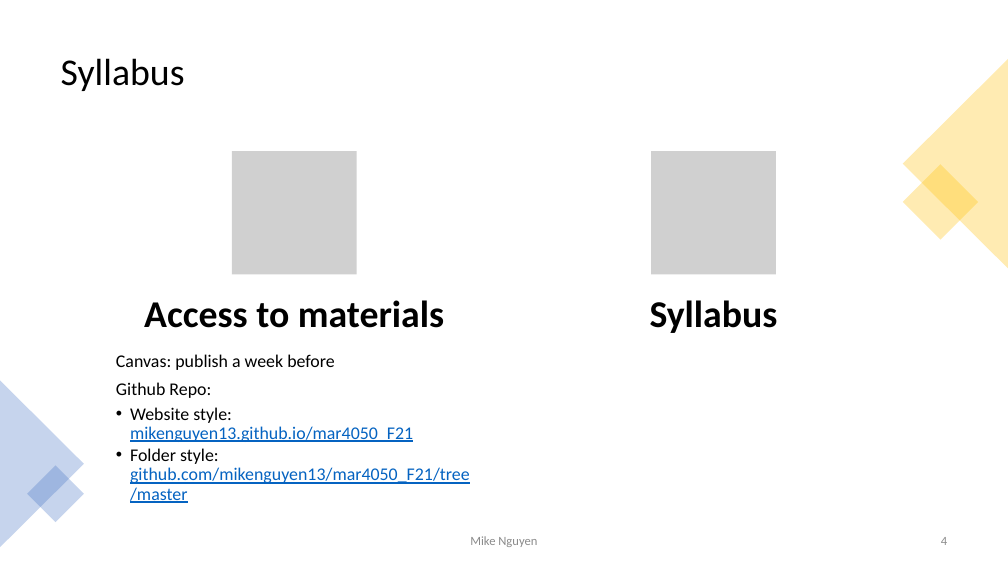
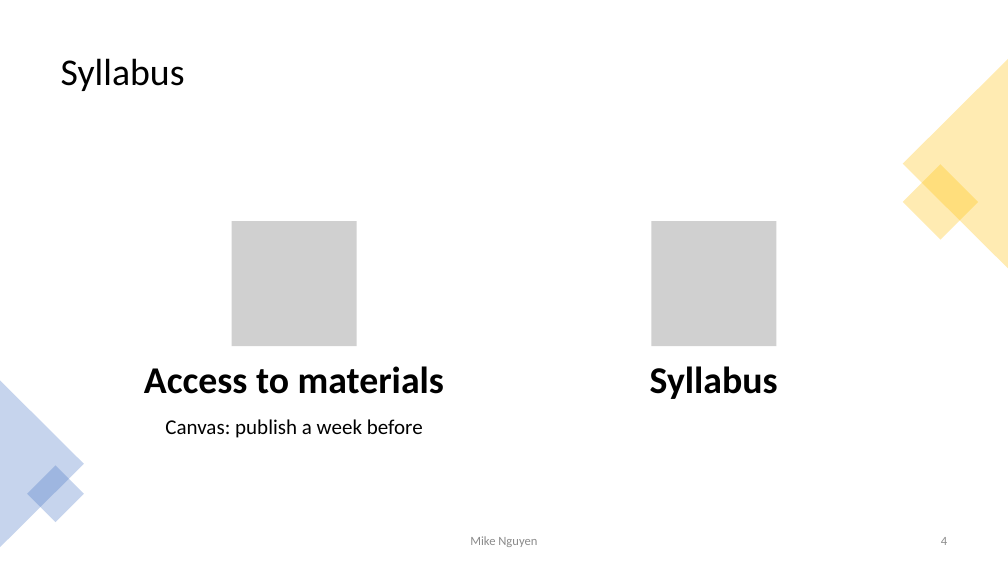
Before and after one commit to mikenguyen13/mar4050, a slide deck: slide 4 of lectures/1/1_Introduction to Marketing Research.pptx. Drawn at 1008x567 pixels with LibreOffice and Linux fonts; fonts in the diff are those of the drawing; grey boxes stand for pictures. Boxes give left, top, right and bottom in pixels: in the first picture for what was removed or moved away, otherwise in the second. Text is boxed around its words. In the diff, an @@ line names an element or a change of style, - is before the commit and + after.

```diff
--- a/lectures/1/1_Introduction to Marketing Research.pptx
+++ b/lectures/1/1_Introduction to Marketing Research.pptx
@@ picture removed at bbox=[232, 151, 357, 274] @@
@@ picture removed at bbox=[651, 151, 776, 274] @@
@@ picture added at bbox=[231, 221, 356, 346] @@
@@ picture added at bbox=[652, 221, 777, 346] @@
@@ text "Access to materials": place and size @@
-text "Access to materials" at bbox=[144, 300, 444, 328]
+text "Access to materials" at bbox=[144, 366, 444, 394]
@@ text "Syllabus": place and size @@
-text "Syllabus" at bbox=[650, 300, 778, 333]
+text "Syllabus" at bbox=[650, 366, 778, 399]
@@ text at bbox=[116, 382, 470, 503]: paragraphs removed @@
-Github Repo:
-  • Website style: mikenguyen13.github.io/mar4050_F21
-  • Folder style: github.com/mikenguyen13/mar4050_F21/tree/master
@@ text "Canvas: publish a week before": place and size @@
-text "Canvas: publish a week before" at bbox=[116, 354, 470, 503]
+text "Canvas: publish a week before" at bbox=[165, 419, 423, 438]
@@ text "Canvas: publish a week before" at bbox=[165, 419, 423, 438]: size 17 to 20 pt; alignment left to centre; more space between paragraphs @@
```
Also in this commit, not shown: 2 other slides changed, 2 slides added, 14 other files.
